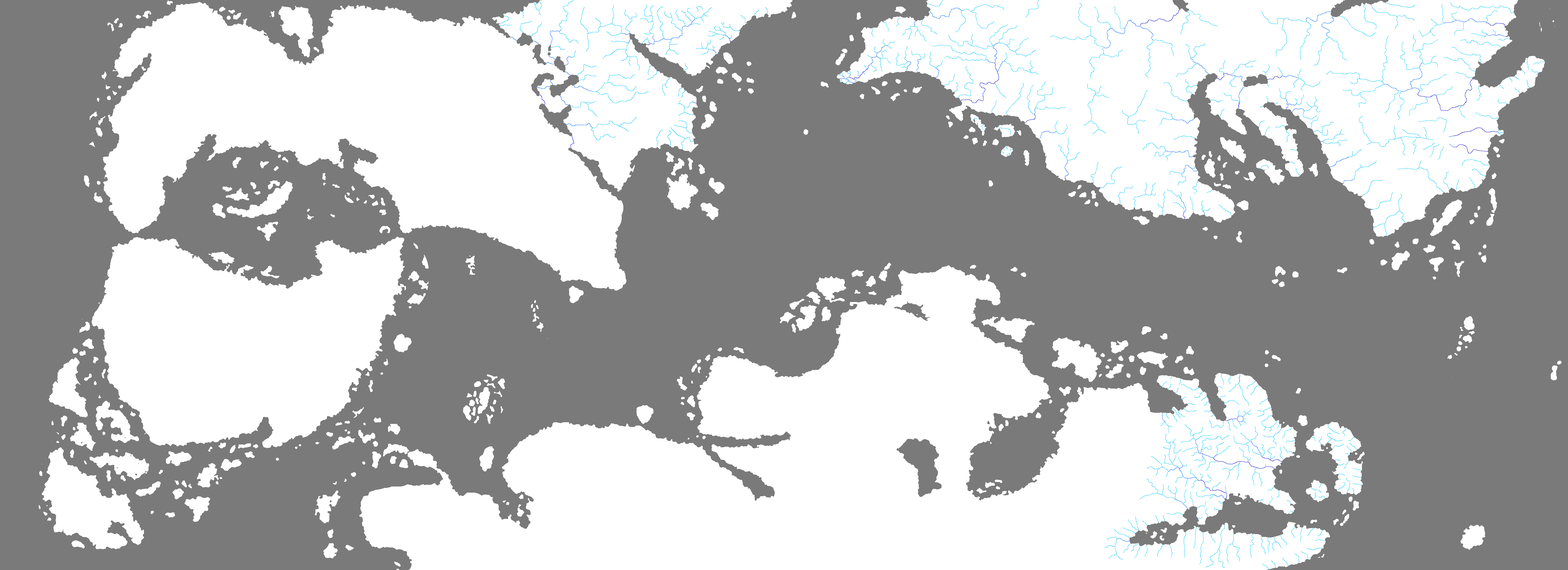
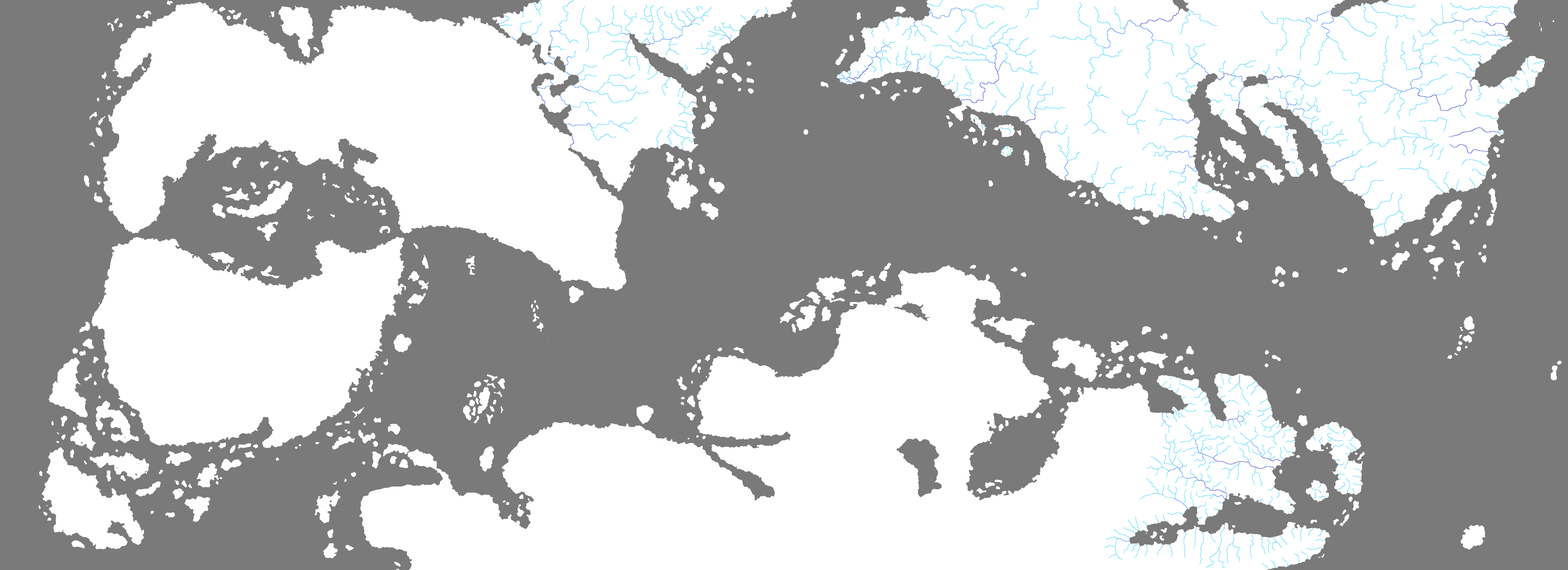
Revision of a layered w=1568, h=570 image; what changed, layer by layer:
painted on "Rivers" over [838, 0, 1544, 237]
